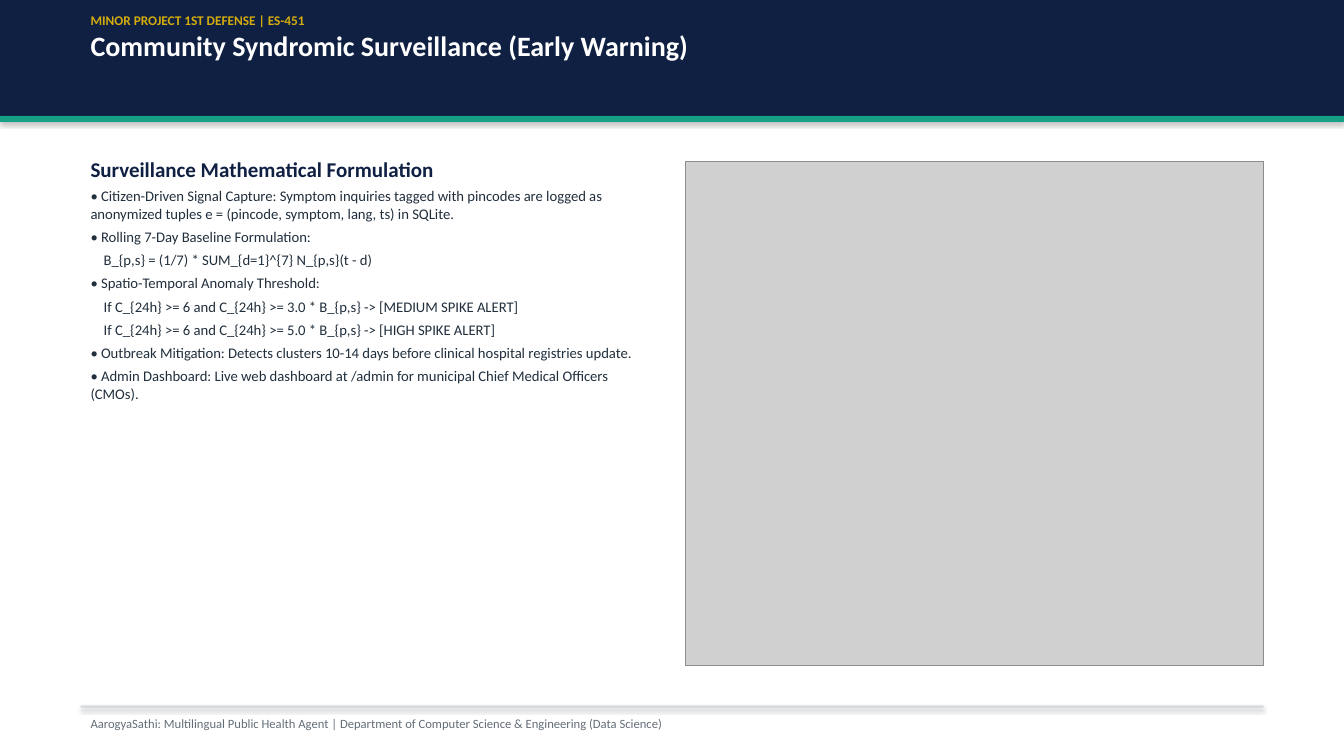
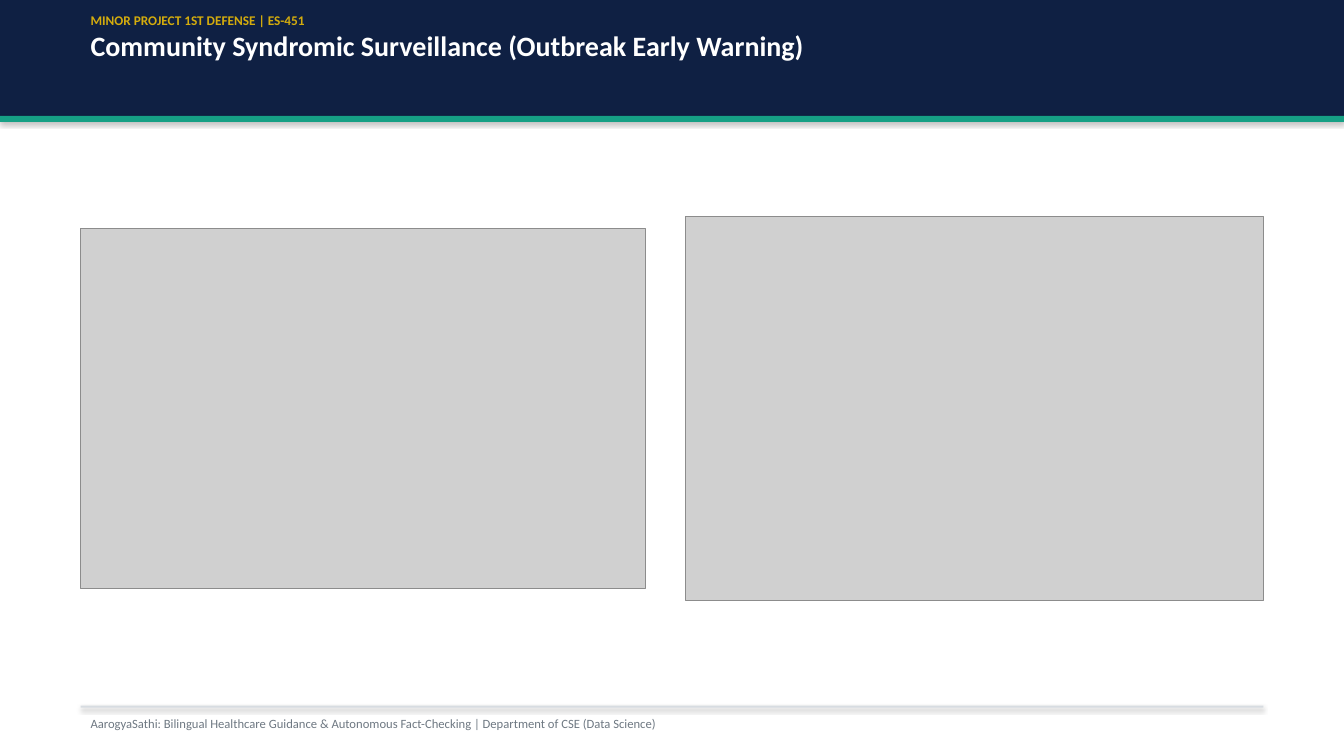
Before and after one commit to salman-mohammad-khan/AarogyaSathi, a slide deck: slide 9 of docs/AarogyaSathi_1st_Defense_Presentation.pptx. Drawn at 1344x756 pixels with LibreOffice and Linux fonts; fonts in the diff are those of the drawing; grey boxes stand for pictures. Boxes give left, top, right and bottom in pixels: in the first picture for what was removed or moved away, otherwise in the second. Text is boxed around its words. In the diff, an @@ line names an element or a change of style, - is before the commit and + after.

```diff
--- a/docs/AarogyaSathi_1st_Defense_Presentation.pptx
+++ b/docs/AarogyaSathi_1st_Defense_Presentation.pptx
@@ text at (x1=91, y1=35, x2=803, y2=61): text changed @@
-Community Syndromic Surveillance (Early Warning)
+Community Syndromic Surveillance (Outbreak Early Warning)
@@ text removed at (x1=91, y1=162, x2=632, y2=401) @@
-Surveillance Mathematical Formulation
-• Citizen-Driven Signal Capture: Symptom inquiries tagged with pincodes are logged as anonymized tuples e = (pincode, symptom, lang, ts) in SQLite.
-• Rolling 7-Day Baseline Formulation:
-B_{p,s} = (1/7) * SUM_{d=1}^{7} N_{p,s}(t - d)
-• Spatio-Temporal Anomaly Threshold:
-If C_{24h} >= 6 and C_{24h} >= 3.0 * B_{p,s} -> [MEDIUM SPIKE ALERT]
-If C_{24h} >= 6 and C_{24h} >= 5.0 * B_{p,s} -> [HIGH SPIKE ALERT]
-• Outbreak Mitigation: Detects clusters 10-14 days before clinical hospital registries update.
-• Admin Dashboard: Live web dashboard at /admin for municipal Chief Medical Officers (CMOs).
@@ picture added at (x1=81, y1=228, x2=645, y2=588) @@
@@ picture resized from (x1=686, y1=161, x2=1263, y2=665) to (x1=686, y1=217, x2=1263, y2=601) @@
@@ text at (x1=91, y1=719, x2=655, y2=730): text changed; text colour #646E78 to #6E7882 @@
-AarogyaSathi: Multilingual Public Health Agent | Department of Computer Science & Engineering (Data Science)
+AarogyaSathi: Bilingual Healthcare Guidance & Autonomous Fact-Checking | Department of CSE (Data Science)
```
Also in this commit, not shown: 12 other slides changed, 1 slide added, 1 slide removed, 9 other files.
